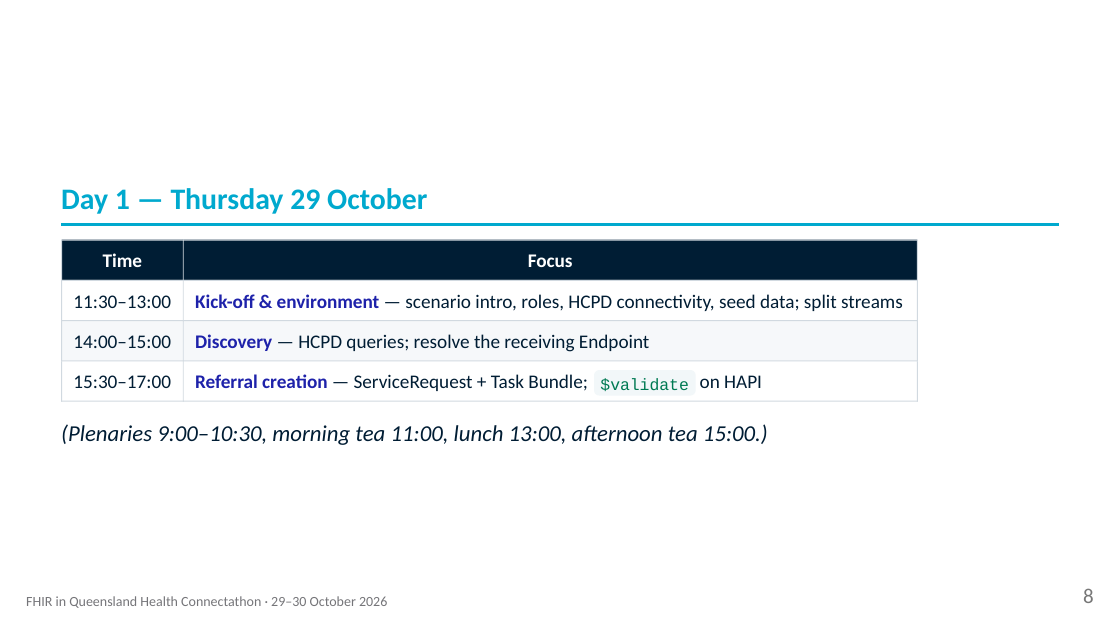
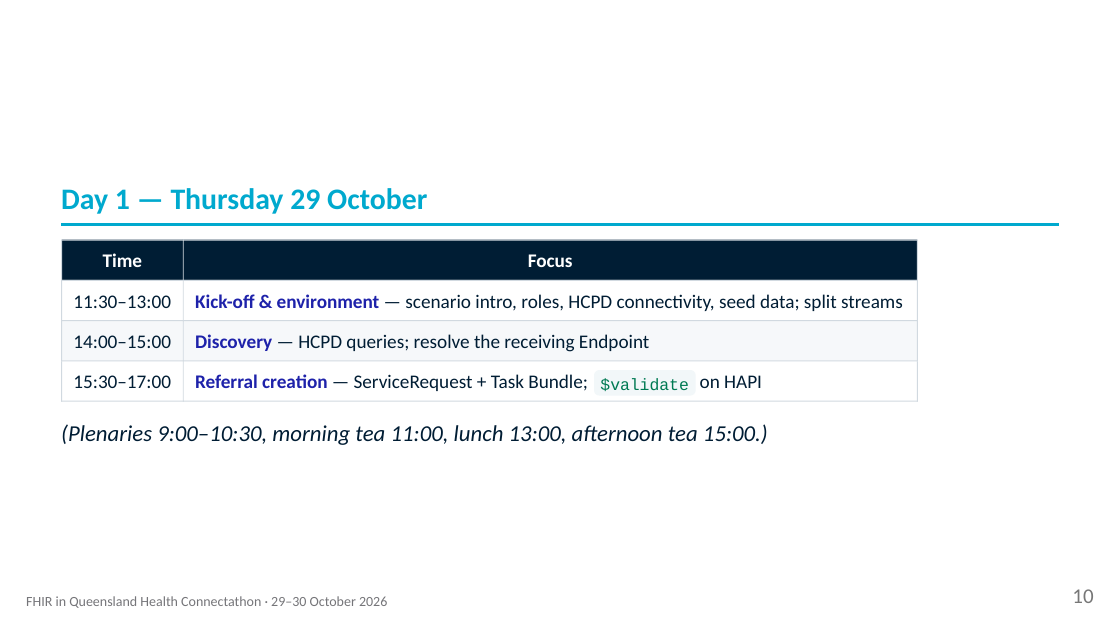
Before and after one commit to aehrc/qh-connectathon, a slide deck: slide 10 of 2026-10-29/1-FHIR-For-Services/Track2-KickOff-Deck.pptx (slide 8 before the commit). Drawn at 1120x630 pixels with LibreOffice and Linux fonts; fonts in the diff are those of the drawing. Boxes give left, top, right and bottom in pixels: in the first picture for what was removed or moved away, otherwise in the second. Text is boxed around its words. In the diff, an @@ line names an element or a change of style, - is before the commit and + after.

```diff
--- a/2026-10-29/1-FHIR-For-Services/Track2-KickOff-Deck.pptx
+++ b/2026-10-29/1-FHIR-For-Services/Track2-KickOff-Deck.pptx
@@ text added at (1072,589,1093,603), 18 pt, text #777777 @@
+10
@@ text removed at (1083,588,1094,603) @@
-8
```
Also in this commit, not shown: 6 other slides changed, 2 slides added, 9 other files.
